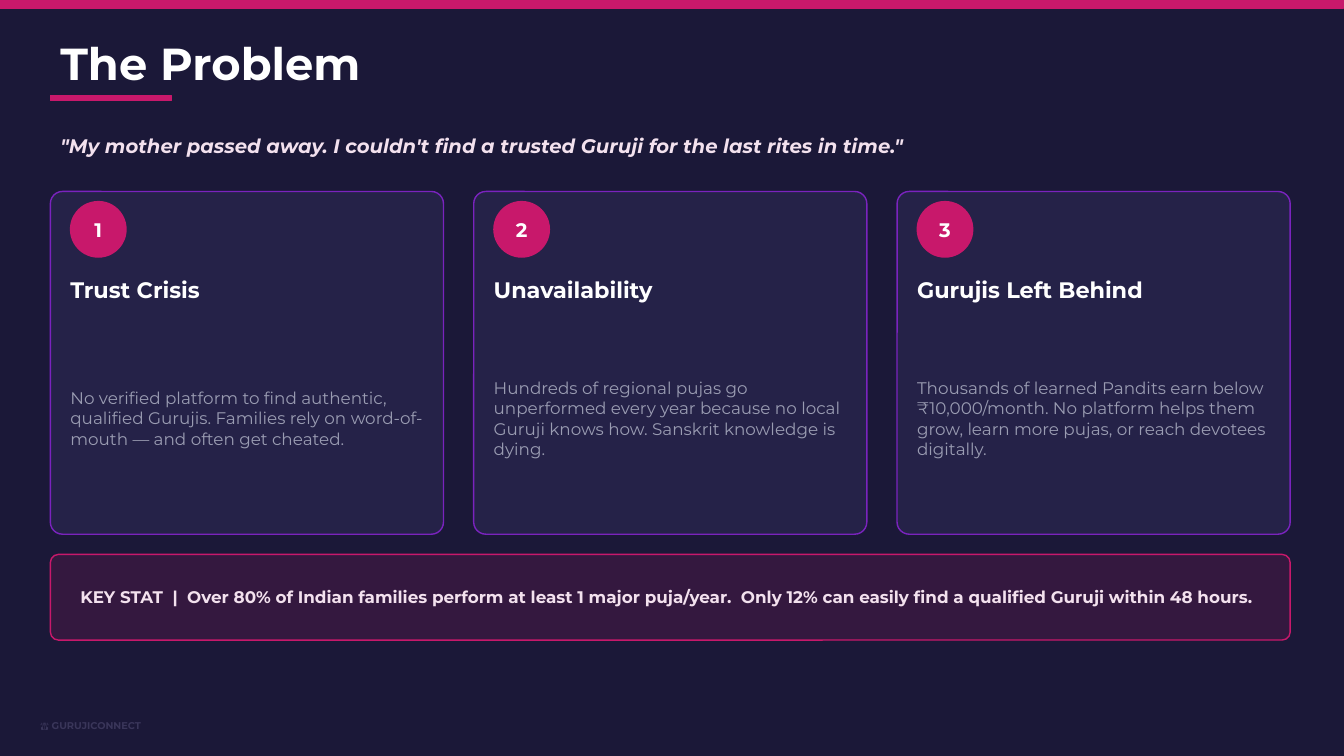
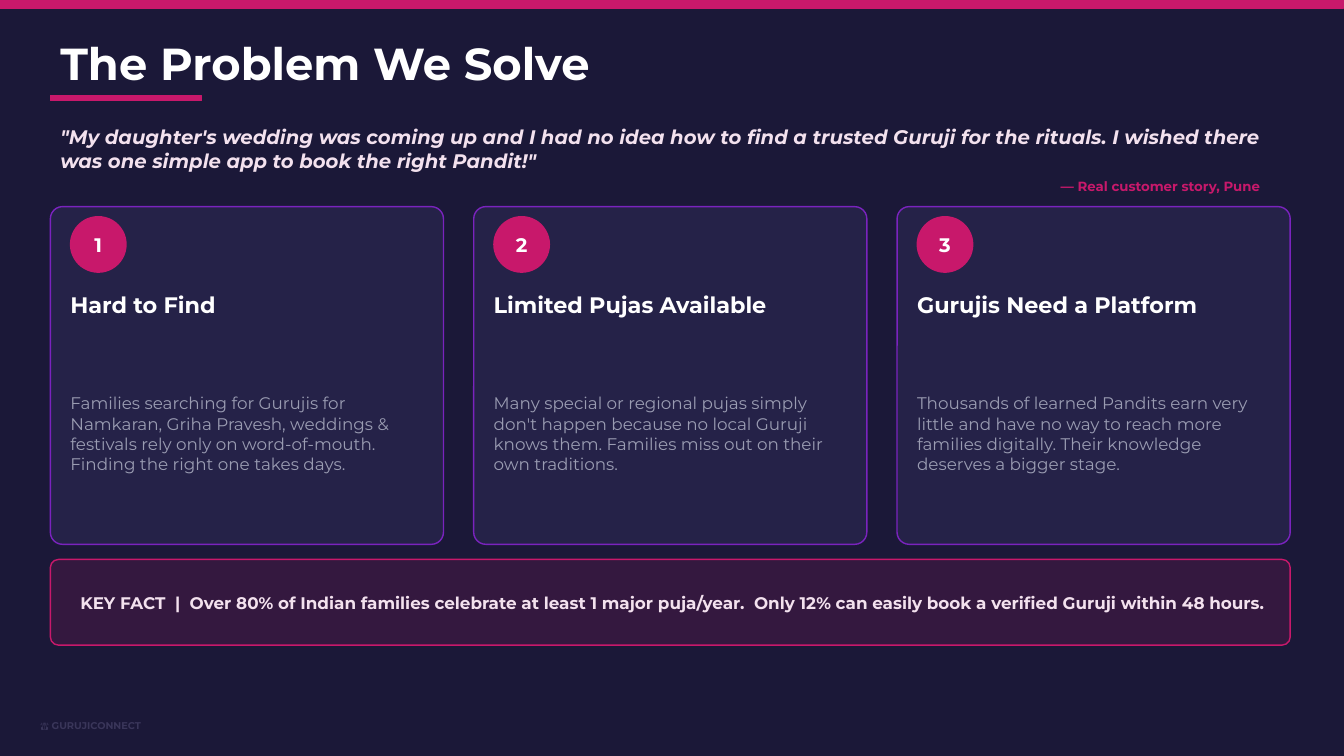
Before and after one commit to kulkarniojus/guruji-connect, a slide deck: slide 2 of attached_assets/GurujiConnect_PitchDeck.pptx. Drawn at 1344x756 pixels with LibreOffice and Linux fonts; fonts in the diff are those of the drawing. Boxes give left, top, right and bottom in pixels: in the first picture for what was removed or moved away, otherwise in the second. Text is boxed around its words. In the diff, an @@ line names an element or a change of style, - is before the commit and + after.

```diff
--- a/attached_assets/GurujiConnect_PitchDeck.pptx
+++ b/attached_assets/GurujiConnect_PitchDeck.pptx
@@ text at (x1=60, y1=46, x2=590, y2=81): text changed @@
-The Problem
+The Problem We Solve
@@ rectangle resized from (x1=50, y1=96, x2=171, y2=101) to (x1=50, y1=96, x2=202, y2=101) @@
@@ text at (x1=60, y1=128, x2=1259, y2=172): text changed @@
-"My mother passed away. I couldn't find a trusted Guruji for the last rites in time."
+"My daughter's wedding was coming up and I had no idea how to find a trusted Guruji for the rituals. I wished there was one simple app to book the right Pandit!"
@@ rounded rectangle resized from (x1=50, y1=192, x2=444, y2=534) to (x1=50, y1=207, x2=444, y2=544) @@
@@ rounded rectangle resized from (x1=474, y1=192, x2=867, y2=534) to (x1=474, y1=207, x2=867, y2=544) @@
@@ proportions changed in 3 elements at (x1=50, y1=207, x2=444, y2=544), (x1=474, y1=207, x2=867, y2=544), (x1=897, y1=207, x2=1291, y2=544) @@
@@ rounded rectangle resized from (x1=897, y1=192, x2=1291, y2=534) to (x1=897, y1=207, x2=1291, y2=544) @@
@@ text added at (x1=1078, y1=181, x2=1260, y2=194), 9.5 pt, text #C8186B, bold @@
+— Real customer story, Pune
@@ 3 texts, 3 ellipses moved together from (x1=71, y1=202, x2=973, y2=257) to (x1=71, y1=217, x2=973, y2=272) @@
@@ text at (x1=70, y1=295, x2=216, y2=313): text changed; size 12 to 16 pt; text colour #9A9CB2 to #FFFFFF; bold on @@
-No verified platform to find authentic, qualified Gurujis. Families rely on word-of-mouth — and often get cheated.
+Hard to Find
@@ text removed at (x1=70, y1=280, x2=200, y2=299) @@
-Trust Crisis
@@ text removed at (x1=494, y1=280, x2=653, y2=303) @@
-Unavailability
@@ text added at (x1=494, y1=295, x2=767, y2=318), 16 pt, text #FFFFFF, bold @@
+Limited Pujas Available
@@ text at (x1=917, y1=295, x2=1197, y2=318): text changed @@
-Gurujis Left Behind
+Gurujis Need a Platform
@@ text added at (x1=70, y1=396, x2=375, y2=473), 12 pt, text #9A9CB2 @@
+Families searching for Gurujis for Namkaran, Griha Pravesh, weddings & festivals rely only on word-of-mouth. Finding the right one takes days.
@@ text at (x1=494, y1=396, x2=823, y2=470): text changed @@
-Hundreds of regional pujas go unperformed every year because no local Guruji knows how. Sanskrit knowledge is dying.
+Many special or regional pujas simply don't happen because no local Guruji knows them. Families miss out on their own traditions.
@@ text at (x1=917, y1=396, x2=1248, y2=473): text changed @@
-Thousands of learned Pandits earn below ₹10,000/month. No platform helps them grow, learn more pujas, or reach devotees digitally.
+Thousands of learned Pandits earn very little and have no way to reach more families digitally. Their knowledge deserves a bigger stage.
@@ rounded rectangle moved from (x1=50, y1=555, x2=1291, y2=640) to (x1=50, y1=560, x2=1291, y2=645) @@
@@ text at (x1=80, y1=595, x2=1264, y2=613): text changed @@
-KEY STAT | Over 80% of Indian families perform at least 1 major puja/year. Only 12% can easily find a qualified Guruji within 48 hours.
+KEY FACT | Over 80% of Indian families celebrate at least 1 major puja/year. Only 12% can easily book a verified Guruji within 48 hours.
```
Also in this commit, not shown: 11 other slides changed, 1 other file.
